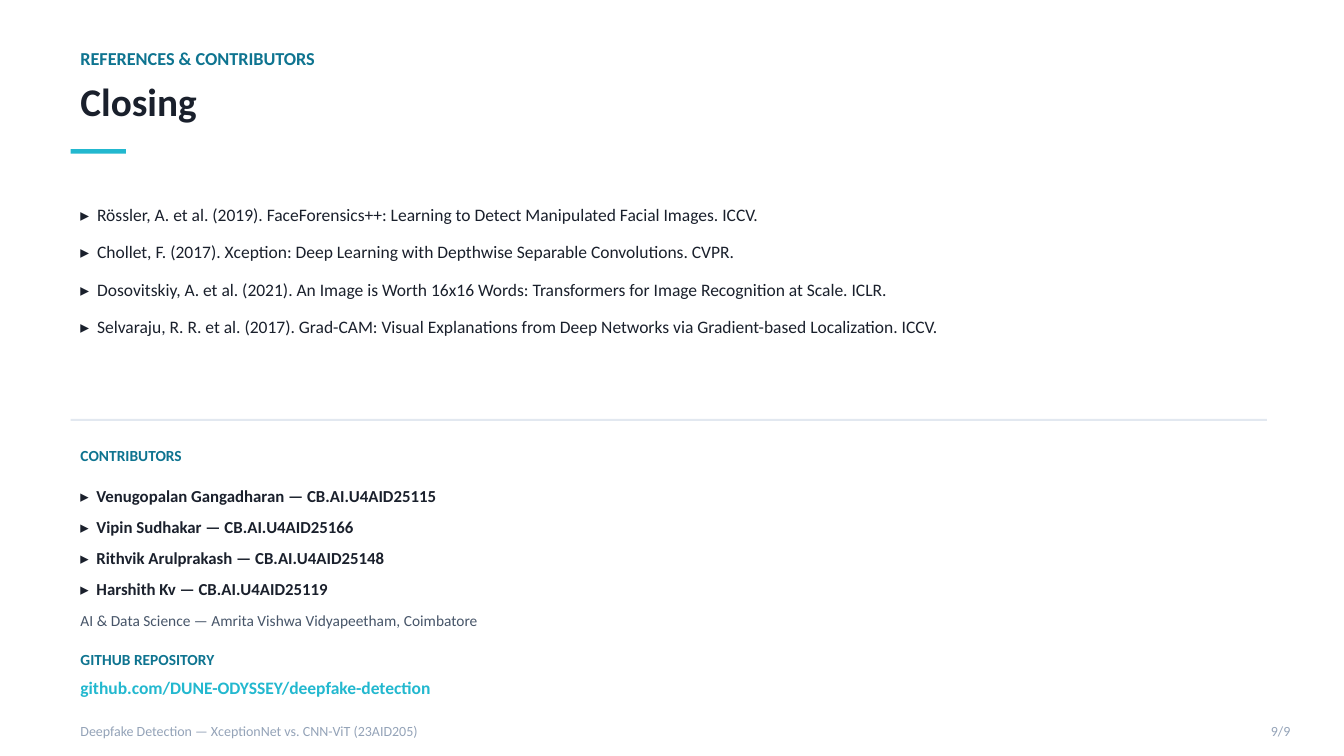
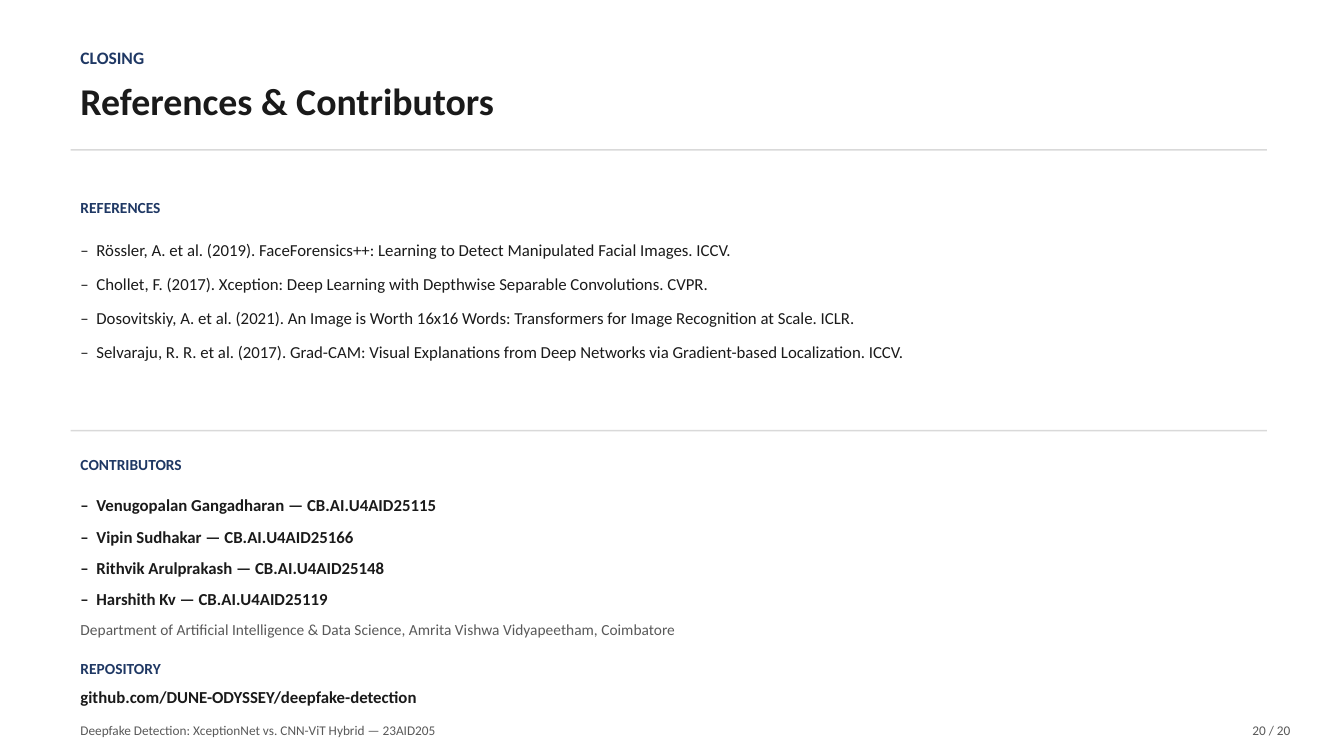
Before and after one commit to DUNE-ODYSSEY/deepfake-detection, a slide deck: slide 20 of docs/mid_review_update.pptx (slide 9 before the commit). Drawn at 1344x756 pixels with LibreOffice and Linux fonts; fonts in the diff are those of the drawing. Boxes give left, top, right and bottom in pixels: in the first picture for what was removed or moved away, otherwise in the second. Text is boxed around its words. In the diff, an @@ line names an element or a change of style, - is before the commit and + after.

```diff
--- a/docs/mid_review_update.pptx
+++ b/docs/mid_review_update.pptx
@@ text at (80,52,144,64): text changed; size 28 to 12.5 pt; text colour #1A202C to #1F3864 @@
-Closing
+CLOSING
@@ text at (80,88,494,116): text changed; size 13 to 27 pt; text colour #0E7490 to #1A1A1A @@
-REFERENCES & CONTRIBUTORS
+References & Contributors
@@ rectangle removed at (71,149,126,153) @@
@@ rectangle added at (71,149,1267,150), fill #D9D9D9 @@
@@ text added at (80,203,160,213), 11 pt, text #1F3864, bold @@
+REFERENCES
@@ text at (96,244,903,361): text changed; size 12.5 to 12 pt; text colour #1A202C to #1A1A1A @@
-▸ Rössler, A. et al. (2019). FaceForensics++: Learning to Detect Manipulated Facial Images. ICCV.
-▸ Chollet, F. (2017). Xception: Deep Learning with Depthwise Separable Convolutions. CVPR.
-▸ Dosovitskiy, A. et al. (2021). An Image is Worth 16x16 Words: Transformers for Image Recognition at Scale. ICLR.
-▸ Selvaraju, R. R. et al. (2017). Grad-CAM: Visual Explanations from Deep Networks via Gradient-based Localization. ICCV.
+– Rössler, A. et al. (2019). FaceForensics++: Learning to Detect Manipulated Facial Images. ICCV.
+– Chollet, F. (2017). Xception: Deep Learning with Depthwise Separable Convolutions. CVPR.
+– Dosovitskiy, A. et al. (2021). An Image is Worth 16x16 Words: Transformers for Image Recognition at Scale. ICLR.
+– Selvaraju, R. R. et al. (2017). Grad-CAM: Visual Explanations from Deep Networks via Gradient-based Localization. ICCV.
@@ 2 texts, 1 rectangle: place and size @@
-2 texts, 1 rectangle at (71,419,1267,697)
+2 texts, 1 rectangle at (71,431,1267,706)
@@ rectangle at (71,431,1267,432): fill #E2E8F0 to #D9D9D9 @@
@@ text "CONTRIBUTORS" at (80,460,181,470): text colour #0E7490 to #1F3864 @@
@@ text at (96,499,436,605): text changed; text colour #1A202C to #1A1A1A @@
-▸ Venugopalan Gangadharan — CB.AI.U4AID25115
-▸ Vipin Sudhakar — CB.AI.U4AID25166
-▸ Rithvik Arulprakash — CB.AI.U4AID25148
-▸ Harshith Kv — CB.AI.U4AID25119
+– Venugopalan Gangadharan — CB.AI.U4AID25115
+– Vipin Sudhakar — CB.AI.U4AID25166
+– Rithvik Arulprakash — CB.AI.U4AID25148
+– Harshith Kv — CB.AI.U4AID25119
@@ text at (80,624,675,638): text changed; text colour #475569 to #595959 @@
-AI & Data Science — Amrita Vishwa Vidyapeetham, Coimbatore
+Department of Artificial Intelligence & Data Science, Amrita Vishwa Vidyapeetham, Coimbatore
@@ text "github.com/DUNE-ODYSSEY/deepfake-detection" at (80,691,416,706): size 12.5 to 12 pt, text colour #22B8CF to #1A1A1A @@
@@ text at (80,664,160,674): text changed; text colour #0E7490 to #1F3864 @@
-GITHUB REPOSITORY
+REPOSITORY
@@ text at (80,726,436,737): text changed; size 10 to 9.5 pt; text colour #94A3B8 to #595959 @@
-Deepfake Detection — XceptionNet vs. CNN-ViT (23AID205)
+Deepfake Detection: XceptionNet vs. CNN-ViT Hybrid — 23AID205
@@ text at (1252,726,1290,735): text changed; size 10 to 9.5 pt; text colour #94A3B8 to #595959 @@
-9/9
+20 / 20
```
Also in this commit, not shown: 2 other slides changed, 17 slides added, 6 slides removed, 1 other file.
